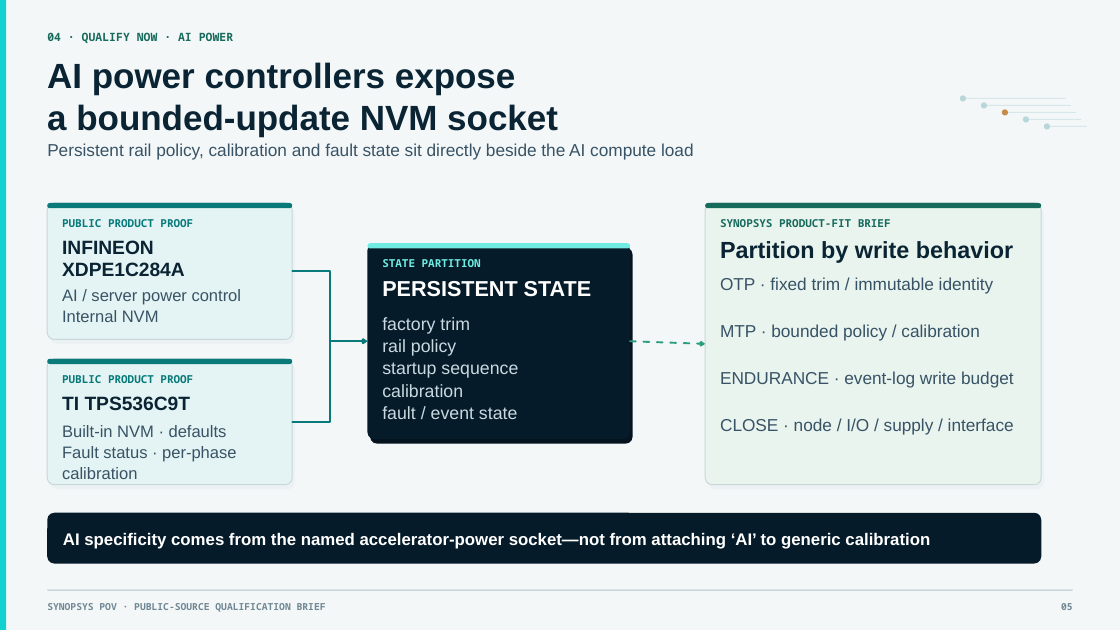
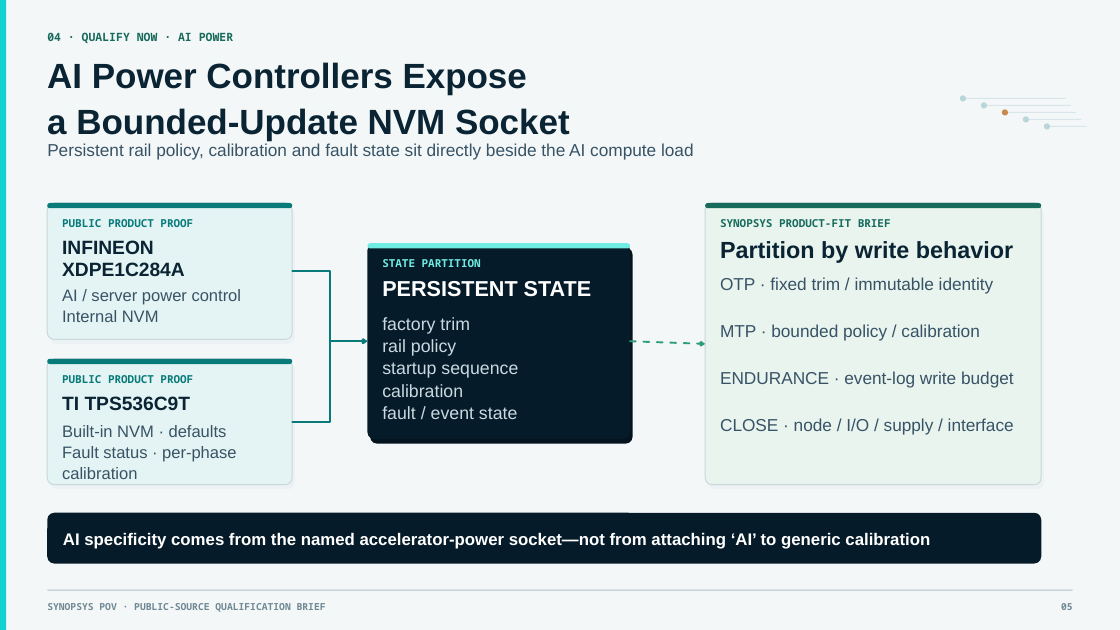
Before and after one commit to SamHuang68/nvm-knowledge-hub, a slide deck: slide 5 of briefing/NVM_AI_OCP_NVM_Opportunities_Executive_v18_Comprehensive_Update_EN.pptx. Drawn at 1120x630 pixels with LibreOffice and Linux fonts; fonts in the diff are those of the drawing. Boxes give left, top, right and bottom in pixels: in the first picture for what was removed or moved away, otherwise in the second. Text is boxed around its words. In the diff, an @@ line names an element or a change of style, - is before the commit and + after.

```diff
--- a/briefing/NVM_AI_OCP_NVM_Opportunities_Executive_v18_Comprehensive_Update_EN.pptx
+++ b/briefing/NVM_AI_OCP_NVM_Opportunities_Executive_v18_Comprehensive_Update_EN.pptx
@@ text at (47,62,570,141): text changed @@
-AI power controllers expose
-a bounded-update NVM socket
+AI Power Controllers Expose
+a Bounded-Update NVM Socket
```
Also in this commit, not shown: 15 other slides changed, 1 other file.
